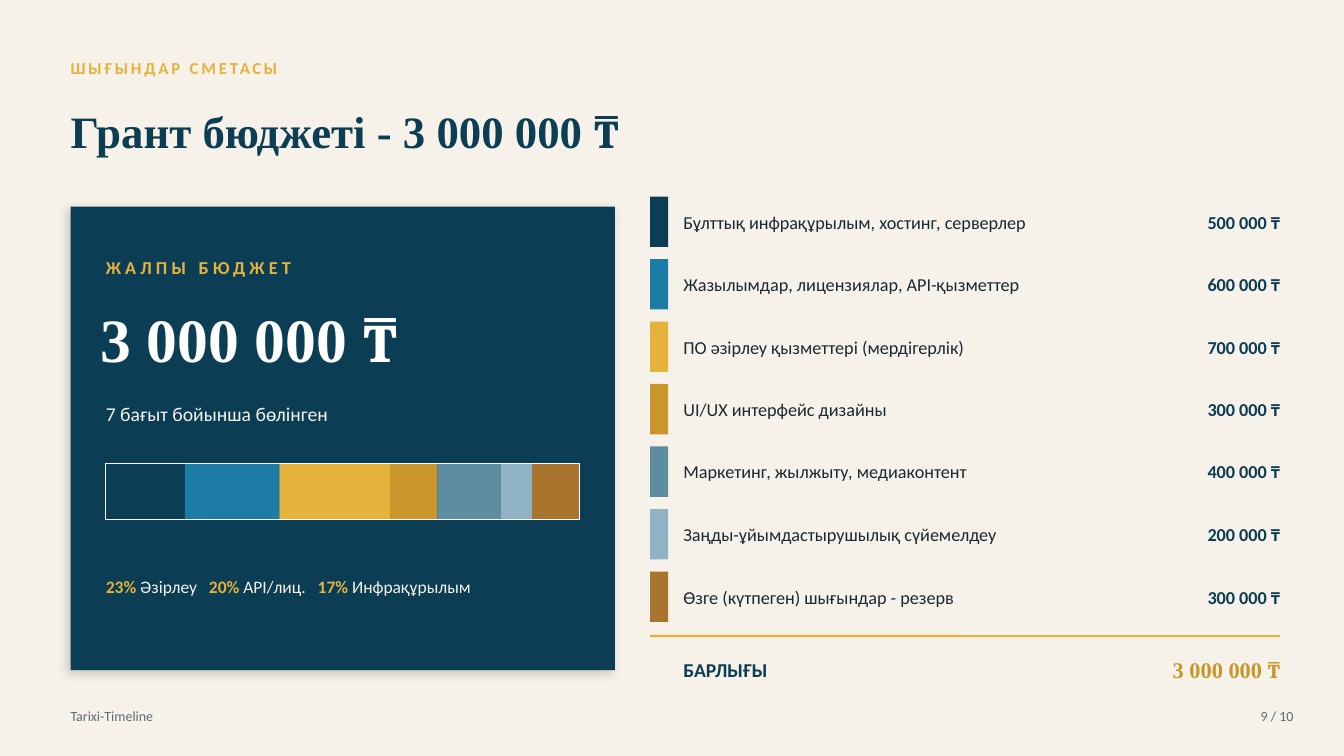
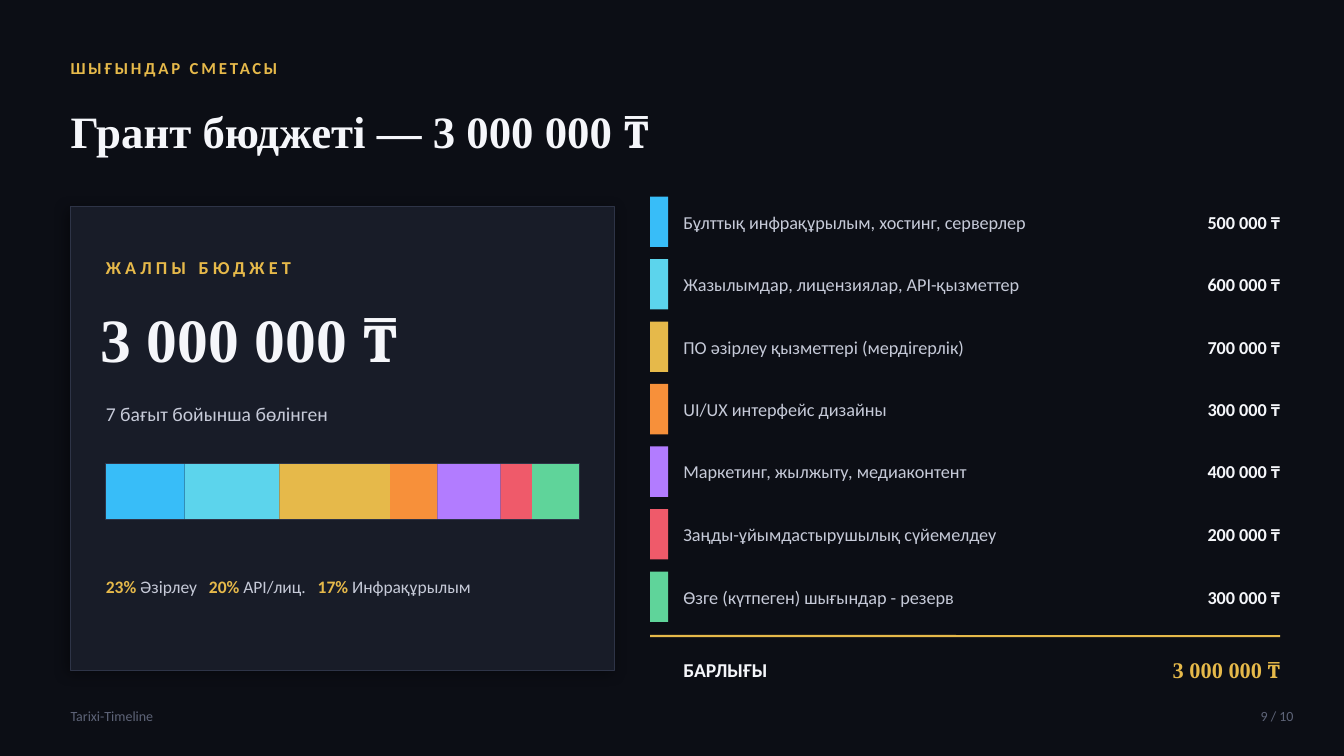
Before and after one commit to bekarazhan/tarixi-timeline, a slide deck: slide 9 of grant-presentation/Tarixi-Timeline_Tauelsizdik_urpaqtary.pptx. Drawn at 1344x756 pixels with LibreOffice and Linux fonts; fonts in the diff are those of the drawing. Boxes give left, top, right and bottom in pixels: in the first picture for what was removed or moved away, otherwise in the second. Text is boxed around its words. In the diff, an @@ line names an element or a change of style, - is before the commit and + after.

```diff
--- a/grant-presentation/Tarixi-Timeline_Tauelsizdik_urpaqtary.pptx
+++ b/grant-presentation/Tarixi-Timeline_Tauelsizdik_urpaqtary.pptx
@@ background #F6F2E9 to #0C0E15 @@
@@ text "ШЫҒЫНДАР СМЕТАСЫ" at (x1=71, y1=50, x2=1260, y2=86): text colour #E5B23C to #E6B94A @@
@@ text at (x1=71, y1=116, x2=612, y2=158): text changed; text colour #0B3D54 to #F5F6FA @@
-Грант бюджеті - 3 000 000 ₸
+Грант бюджеті — 3 000 000 ₸
@@ rectangle at (x1=71, y1=207, x2=615, y2=670): fill #0B3D54 to #181C28; outline none to #2E3447 1 pt; shadow changed @@
@@ rectangle at (x1=650, y1=197, x2=668, y2=247): fill #0B3D54 to #38BDF8 @@
@@ text "ЖАЛПЫ БЮДЖЕТ" at (x1=106, y1=262, x2=291, y2=277): text colour #E5B23C to #E6B94A @@
@@ rectangle at (x1=650, y1=259, x2=668, y2=310): fill #1C7CA5 to #5CD4EC @@
@@ text "3 000 000 ₸" at (x1=101, y1=321, x2=347, y2=363): text colour #FFFFFF to #F5F6FA @@
@@ rectangle at (x1=650, y1=322, x2=668, y2=372): fill #E5B23C to #E6B94A @@
@@ rectangle at (x1=650, y1=384, x2=668, y2=435): fill #C9962B to #F7903A @@
@@ text "7 бағыт бойынша бөлінген" at (x1=106, y1=407, x2=328, y2=421): text colour #F6F2E9 to #C6CAD8 @@
@@ rectangle at (x1=650, y1=447, x2=668, y2=497): fill #5E8CA0 to #B27CFF @@
@@ rectangle at (x1=106, y1=464, x2=185, y2=519): fill #0B3D54 to #38BDF8 @@
@@ rectangle at (x1=106, y1=464, x2=580, y2=519): outline #FFFFFF 0.75 pt to #2E3447 0.75 pt @@
@@ rectangle at (x1=185, y1=464, x2=279, y2=519): fill #1C7CA5 to #5CD4EC @@
@@ rectangle at (x1=279, y1=464, x2=390, y2=519): fill #E5B23C to #E6B94A @@
@@ rectangle at (x1=390, y1=464, x2=438, y2=519): fill #C9962B to #F7903A @@
@@ rectangle at (x1=438, y1=464, x2=501, y2=519): fill #5E8CA0 to #B27CFF @@
@@ rectangle at (x1=501, y1=464, x2=532, y2=519): fill #8FB3C4 to #EF5A6A @@
@@ rectangle at (x1=532, y1=464, x2=580, y2=519): fill #A8742E to #5FD49A @@
@@ rectangle at (x1=650, y1=509, x2=668, y2=560): fill #8FB3C4 to #EF5A6A @@
@@ text "23% Әзірлеу 20% API/лиц. 17% ..." at (x1=106, y1=581, x2=471, y2=596): text colour #E5B23C to #E6B94A in "23% 20% 17%"; text colour #F6F2E9 to #C6CAD8 in "Әзірлеу API/лиц. Инфрақұрылым" @@
@@ rectangle at (x1=650, y1=572, x2=668, y2=622): fill #A8742E to #5FD49A @@
@@ text colour #1A2A33 to #C6CAD8 in 7 elements at (x1=683, y1=216, x2=1026, y2=232), (x1=683, y1=279, x2=1020, y2=294), (x1=683, y1=341, x2=964, y2=357), (x1=683, y1=403, x2=887, y2=419), (x1=683, y1=466, x2=967, y2=481), (x1=683, y1=528, x2=996, y2=544), (x1=683, y1=591, x2=954, y2=607) @@
@@ line (650, 636) - (1280, 636): stroke #E5B23C 1.5 pt to #E6B94A 1.5 pt @@
@@ text colour #0B3D54 to #F5F6FA in 8 elements at (x1=1208, y1=217, x2=1267, y2=229), (x1=1208, y1=278, x2=1267, y2=291), (x1=1208, y1=342, x2=1267, y2=354), (x1=1208, y1=404, x2=1267, y2=416), (x1=1208, y1=466, x2=1267, y2=478), (x1=1208, y1=529, x2=1267, y2=541), (x1=1208, y1=592, x2=1267, y2=604), (x1=683, y1=664, x2=767, y2=677) @@
@@ text "3 000 000 ₸" at (x1=1173, y1=663, x2=1263, y2=679): text colour #C9962B to #E6B94A @@
@@ text "Tarixi-Timeline" at (x1=71, y1=711, x2=154, y2=721): text colour #5E6B72 to #5E6478 @@
@@ text "9 / 10" at (x1=1261, y1=712, x2=1293, y2=721): text colour #5E6B72 to #5E6478 @@
```
Also in this commit, not shown: 9 other slides changed, 1 other file.
